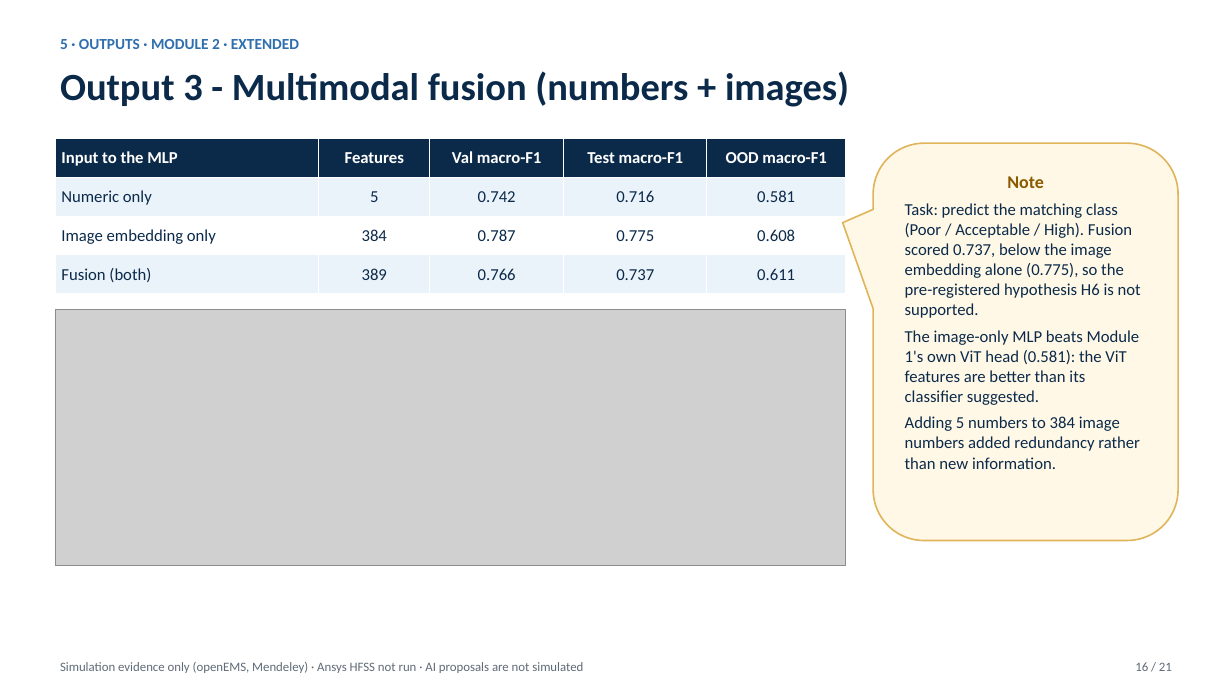
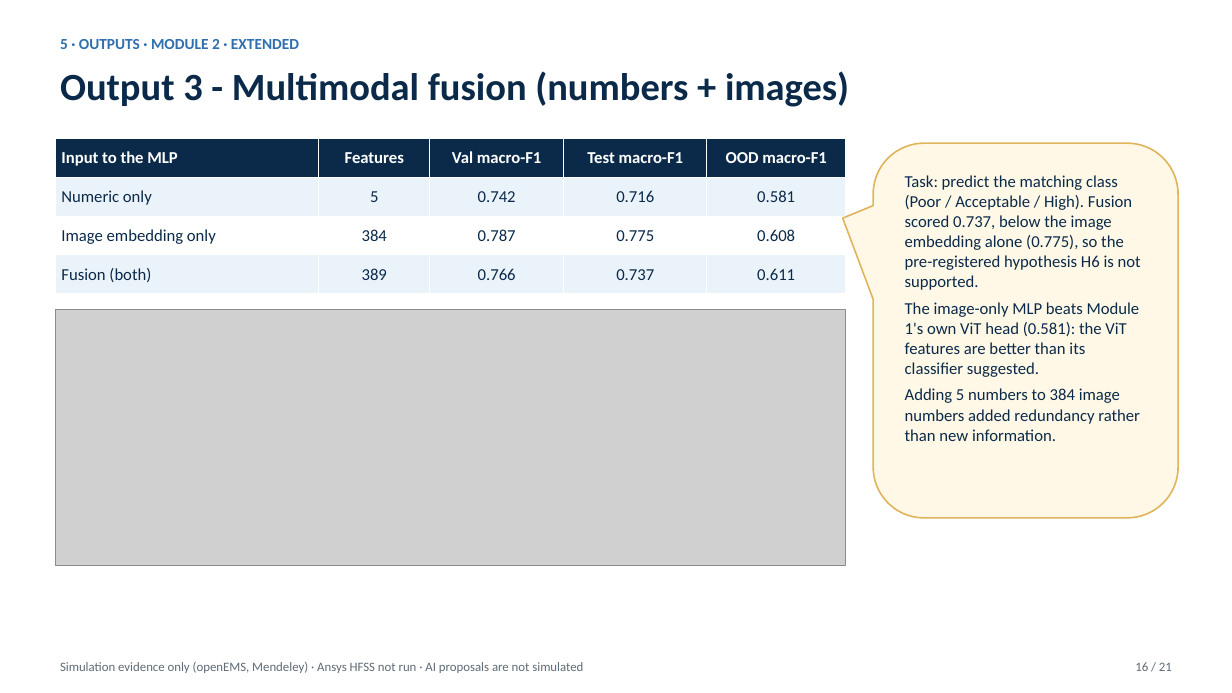
Before and after one commit to rathiabeth-sudo/902---Module-2, a slide deck: slide 16 of presentations/module2_extended_presentation.pptx. Drawn at 1232x693 pixels with LibreOffice and Linux fonts; fonts in the diff are those of the drawing; grey boxes stand for pictures. Boxes give left, top, right and bottom in pixels: in the first picture for what was removed or moved away, otherwise in the second. Text is boxed around its words. In the diff, an @@ line names an element or a change of style, - is before the commit and + after.

```diff
--- a/presentations/module2_extended_presentation.pptx
+++ b/presentations/module2_extended_presentation.pptx
@@ rounded speech box "Task: predict the matching class ...": place and size @@
-rounded speech box "Task: predict the matching class ..." at [873, 143, 1178, 541]
+rounded speech box "Task: predict the matching class ..." at [873, 143, 1178, 518]
@@ text in rounded speech box at [905, 175, 1141, 290]: less space between paragraphs @@
@@ text in rounded speech box at [1007, 176, 1044, 188]: paragraph removed @@
-Note
```
Also in this commit, not shown: 20 other slides changed, 1 other file.
